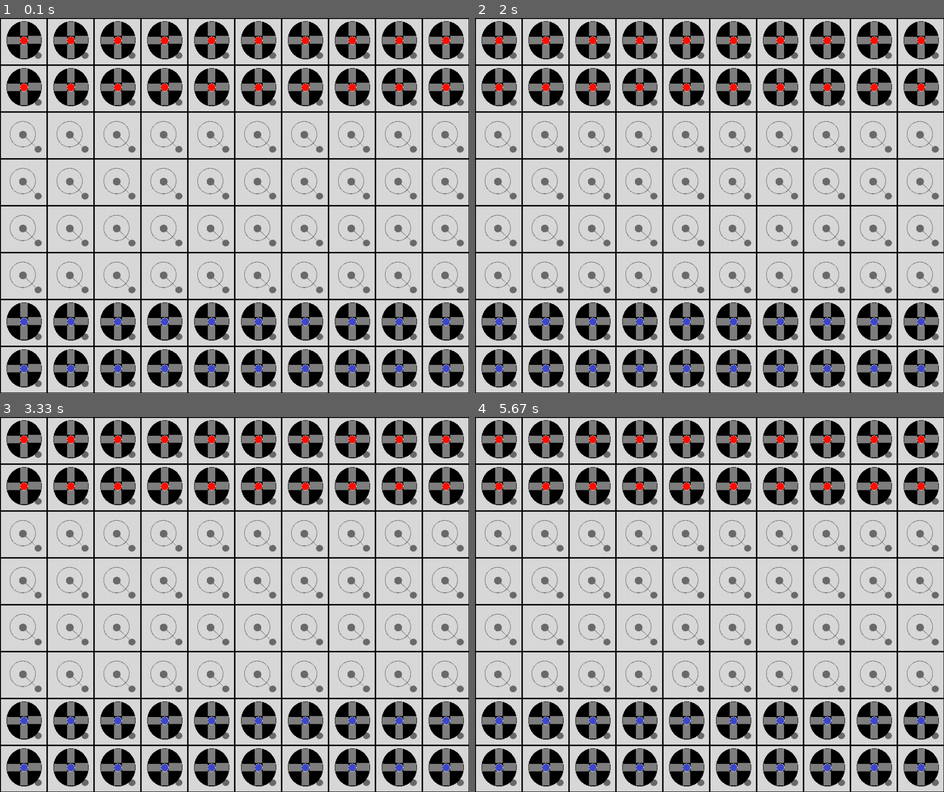
Above: before the commit, frames 1-4 (two rows, left to right).
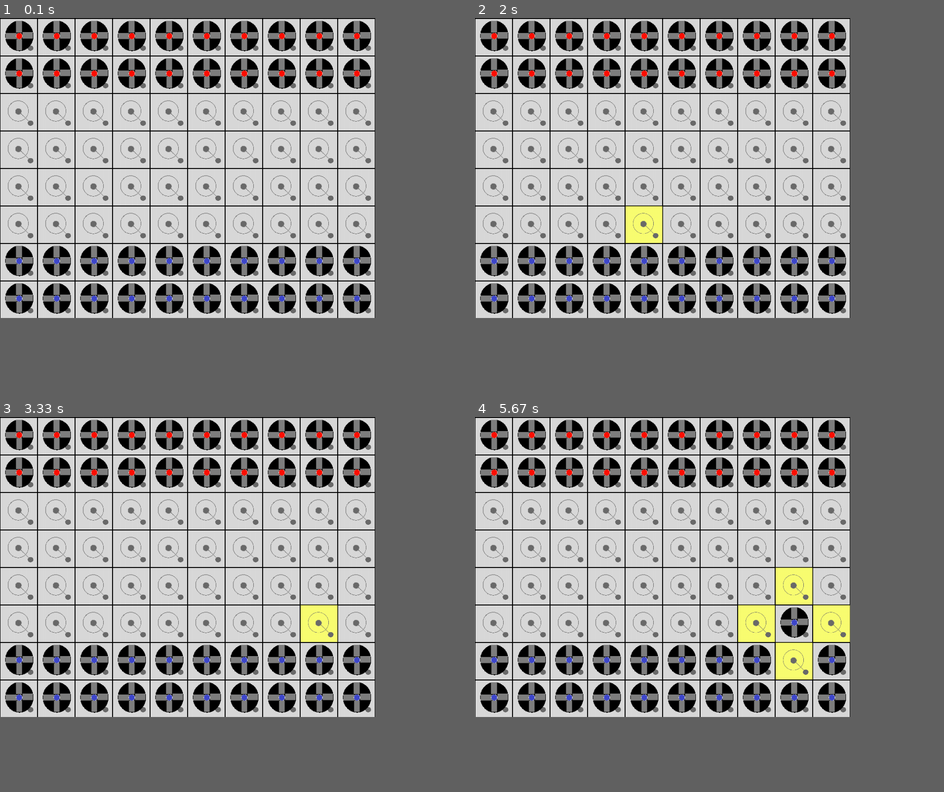
Above: after the commit, the same moments.

Repository: lazarchitect/Quadradius
Game: pygame game, started from main.py
Same seed, same stepped clock (60 frames per second), same inputs: the game is played once before the commit and once after it.
Inputs (mouse positions are in pixels of both pictures, inside the frame that each line leads up to):
- Up to frame 1 (0.1 s): no input
- Up to frame 2 (2 s): press the mouse at (662, 186) at 0.37 s; move the mouse to (620, 179) at 0.47 s; release the mouse at (573, 171) at 0.6 s; press the mouse at (662, 186) at 0.7 s; move the mouse to (732, 231) at 0.8 s; release the mouse at (798, 273) at 0.93 s; press the mouse at (662, 186) at 1.03 s; move the mouse to (596, 171) at 1.13 s; release the mouse at (526, 160) at 1.27 s; move the mouse to (643, 246) at 1.53 s; click (643, 246) at 1.72 s
- Up to frame 3 (3.33 s): press the mouse at (187, 585) at 2.03 s; move the mouse to (239, 563) at 2.13 s; release the mouse at (286, 540) at 2.27 s; move the mouse to (318, 645) at 2.73 s; click (318, 645) at 3.07 s
- Up to frame 4 (5.67 s): move the mouse to (793, 627) at 3.43 s; click (793, 627) at 3.82 s; move the mouse to (798, 634) at 5.02 s; click (798, 634) at 5.33 s
In our replay, the window is 900x720 before the commit and 720x576 after it. These sizes can differ from the game's own. Grey fills any space a smaller window leaves; there, only what the larger window draws over its background counts as a difference.

The runs differ from the first frame. In frame 1, 45% of the frame differs, in the area x 0-100%, y 0-100%; in frame 2, 46%; in frame 3, 46%; in frame 4, 48%.

Commit message:
made code more modular. fixed window dimensions

Diff:
--- a/consts.py
+++ b/consts.py
@@ -1,13 +1,19 @@
 #This file defines some variables for use in the main program.
 
+#Tile dimensions, in pixels
+tileWidth = 80
+tileHeight = 80
+
+#Board space dimensions, in Tiles
+boardWidth = 10
+boardHeight = 8
+
 #Screen dimensions, in pixels
-windowX = 1000
-windowY = 800
+windowX = tileWidth*boardWidth
+windowY = tileHeight*boardHeight
 size = (windowX, windowY)
 
-#Board space dimensions
-width = 10
-height = 8
+
 
 #COLORS
 WHITE = (255, 255, 255)
--- a/functs.py
+++ b/functs.py
@@ -1,12 +1,13 @@
 import pygame
+from consts import *
 
 def draw_tiles(width, height, screen):
 	# retval = []
 	for x in range(width):
 		for y in range(height):
 			img = pygame.image.load("Tile3.png")
-			img = pygame.transform.scale(img, (100, 100))
-			screen.blit(img, (x*100, y*100))
+			img = pygame.transform.scale(img, (tileWidth, tileHeight))
+			screen.blit(img, (x*tileWidth, y*tileHeight))
 	pygame.display.flip()
 	# return retval
 
@@ -15,45 +16,41 @@
 	for x in range(width):
 		for y in range(2):
 			img = pygame.image.load("RedTorus.png")
-			img = pygame.transform.scale(img, (100, 100))
-			screen.blit(img, (x*100, y*100))
+			img = pygame.transform.scale(img, (tileWidth, tileHeight))
+			screen.blit(img, (x*tileWidth, y*tileHeight))
 	for x in range(width):
 		for y in range(6,8):
 			img = pygame.image.load("BlueTorus.png")
-			img = pygame.transform.scale(img, (100, 100))
-			screen.blit(img, (x*100, y*100))
+			img = pygame.transform.scale(img, (tileWidth, tileHeight))
+			screen.blit(img, (x*tileWidth, y*tileHeight))
 	pygame.display.flip()
 
 def blitToScreen(b, screen, item, x, y):
-	print("preparing to blit an item to the screen")
 	className = type(item).__name__
-	print(className)
 	if(className == "Orb"):
 		img = pygame.image.load("Orb.png")
-		img = pygame.transform.scale(img, (100, 100))
-		screen.blit(img, (x*100, y*100))
+		img = pygame.transform.scale(img, (tileWidth, tileHeight))
+		screen.blit(img, (x*tileWidth, y*tileHeight))
 	if(className == "Torus"):
-		print("Item confirmed Torus")
 		if(item.team == 0):
 			img = pygame.image.load("RedTorus.png")
-			img = pygame.transform.scale(img, (100, 100))
-			screen.blit(img, (x*100, y*100))
+			img = pygame.transform.scale(img, (tileWidth, tileHeight))
+			screen.blit(img, (x*tileWidth, y*tileHeight))
 		else:
 			img = pygame.image.load("BlueTorus.png")
-			img = pygame.transform.scale(img, (100, 100))
-			screen.blit(img, (x*100, y*100))
+			img = pygame.transform.scale(img, (tileWidth, tileHeight))
+			screen.blit(img, (x*tileWidth, y*tileHeight))
 
 #Given a tile's coordinates, makes it glow yellow
 def	highlight(b, screen, x, y):
 	img = pygame.image.load("Tile3Glow.png")
-	img = pygame.transform.scale(img, (100, 100))
-	screen.blit(img, (x*100, y*100))
+	img = pygame.transform.scale(img, (tileWidth, tileHeight))
+	screen.blit(img, (x*tileWidth, y*tileHeight))
 
 	thing = b.grid[y][x].item
-	# print(thing)
 	if(thing != None):
 		blitToScreen(b, screen, thing, x, y)
-	pygame.display.update(pygame.Rect(x*100, y*100, 100, 100))
+	pygame.display.update(pygame.Rect(x*tileWidth, y*tileHeight, tileWidth, tileHeight))
 	b.grid[y][x].isHighlighted = True
 
 #Shuts off all glowing tiles, wherever they might be. Might be more efficient to keep track of any highlited tiles instead of checking all
@@ -62,12 +59,12 @@
 		for x in range(10):
 			if(b.grid[y][x].isHighlighted == True):
 				img = pygame.image.load("Tile3.png")
-				img = pygame.transform.scale(img, (100, 100))
-				screen.blit(img, (x*100, y*100))
+				img = pygame.transform.scale(img, (tileWidth, tileHeight))
+				screen.blit(img, (x*tileWidth, y*tileHeight))
 				thing = b.grid[y][x].item
 				if(thing != None):
 					blitToScreen(b, screen, thing, x, y)
-				pygame.display.update(pygame.Rect(x*100, y*100, 100, 100))
+				pygame.display.update(pygame.Rect(x*tileWidth, y*tileHeight, tileWidth, tileHeight))
 				b.grid[y][x].isHighlighted = False
 
 #Checks if a move is valid... blegh im tired
@@ -95,20 +92,19 @@
 			if(pygame.mouse.get_pressed()[0]):
 
 				location = pygame.mouse.get_pos()
-				x = int(location[0]/100)
-				y = int(location[1]/100)
+				x = int(location[0]/tileWidth)
+				y = int(location[1]/tileHeight)
 
 				destTile = b.grid[y][x]
 				if(destTile.isHighlighted == True):
 
 					destTile.item = choiceTile.item
-					blitToScreen(b, screen, destTile.item, destTile.y, destTile.x)
+					blitToScreen(b, screen, destTile.item, destTile.y, destTile.x) #WHY IS IT Y THEN X? THIS IS BANANAS
 					choiceTile.item = None
 					img = pygame.image.load("Tile3.png")
-					img = pygame.transform.scale(img, (100, 100))
-					screen.blit(img, (choiceTile.y*100, choiceTile.x*100))
+					img = pygame.transform.scale(img, (tileWidth, tileHeight))
+					screen.blit(img, (choiceTile.y*tileWidth, choiceTile.x*tileHeight)) #WTFFFF
 					pygame.display.flip()
-					# pygame.display.update(pygame.Rect(choiceTile.y*100, choiceTile.x*100, 100, 100))
 
 					unHighlightAll(b, screen)
 					return True
--- a/main.py
+++ b/main.py
@@ -14,9 +14,9 @@
 
 screen = pygame.display.set_mode(size)
 
-draw_tiles(width, height, screen)
+draw_tiles(boardWidth, boardHeight, screen)
 
-populate(width, screen)
+populate(boardWidth, screen)
 
 #Gameplay loop
 while 1:
@@ -27,8 +27,8 @@
 
 			location = pygame.mouse.get_pos()
 			# print(location)
-			x = int(location[0]/100)
-			y = int(location[1]/100)
+			x = int(location[0]/tileWidth)
+			y = int(location[1]/tileHeight)
 
 			choiceTile = b.grid[y][x]
 			if type(choiceTile.item).__name__ == "Torus":
